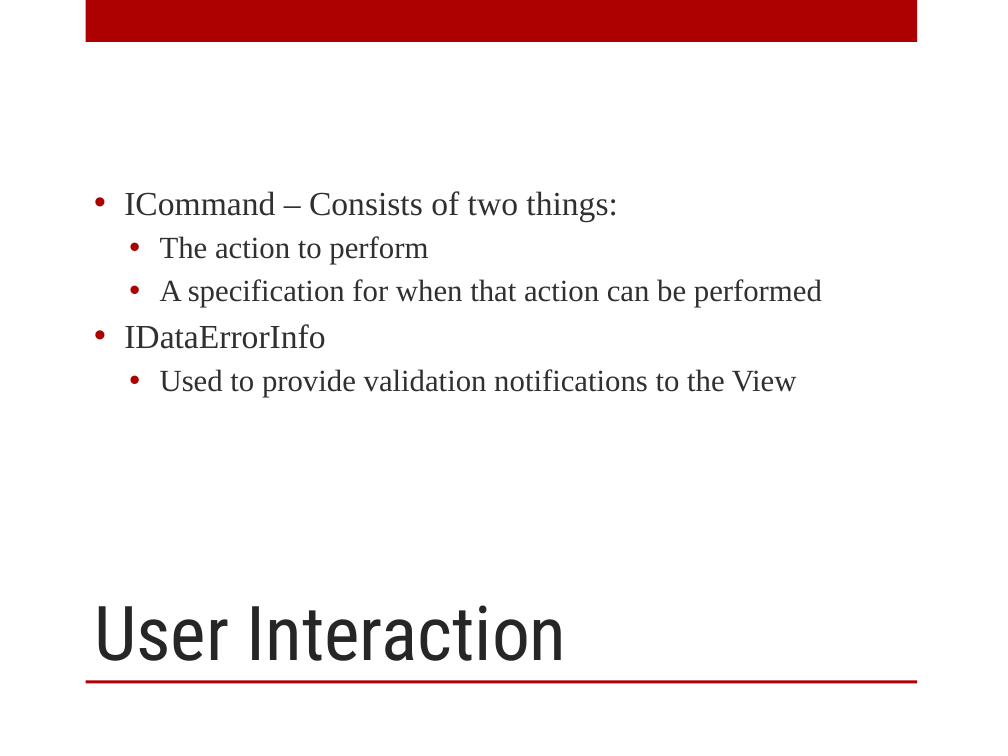
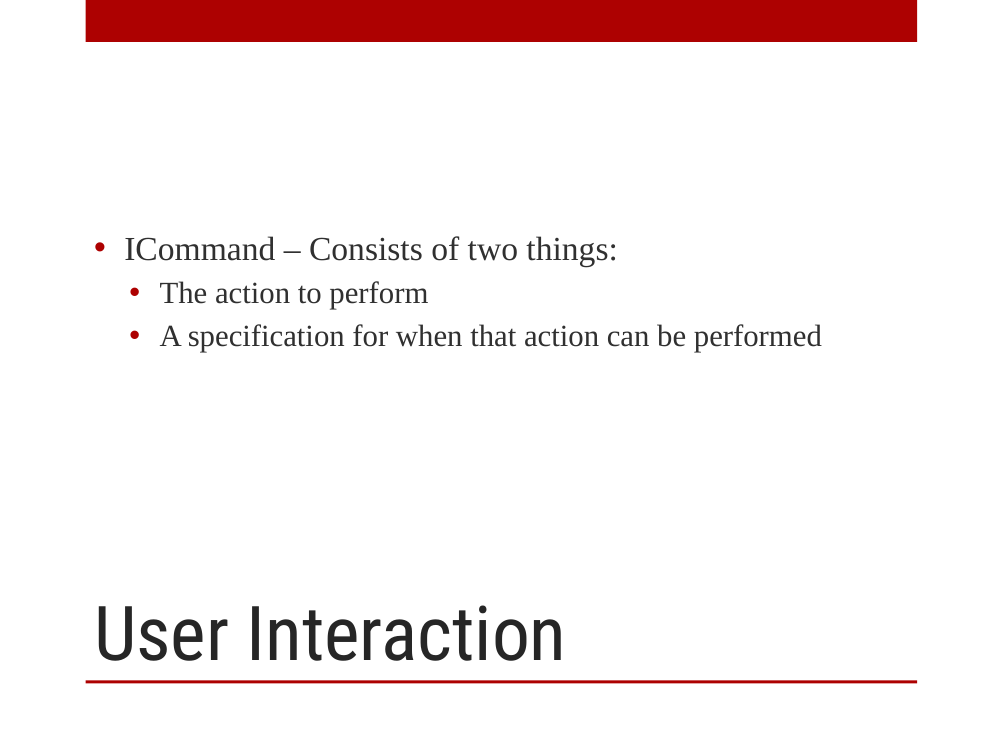
Before and after one commit to arcresources/MVPtoMVVM, a slide deck: slide 10 of docs/MVP to MVVM.pptx (slide 9 before the commit). Drawn at 1008x756 pixels with LibreOffice and Linux fonts; fonts in the diff are those of the drawing; background and template pictures are left out. Boxes give left, top, right and bottom in pixels: in the first picture for what was removed or moved away, otherwise in the second. Text is boxed around its words. In the diff, an @@ line names an element or a change of style, - is before the commit and + after.

```diff
--- a/docs/MVP to MVVM.pptx
+++ b/docs/MVP to MVVM.pptx
@@ text at [124, 324, 797, 398]: paragraphs removed @@
-• IDataErrorInfo
-  • Used to provide validation notifications to the View
```
Also in this commit, not shown: 6 other slides changed, 2 slides added, 1 slide removed, 2 other files.
